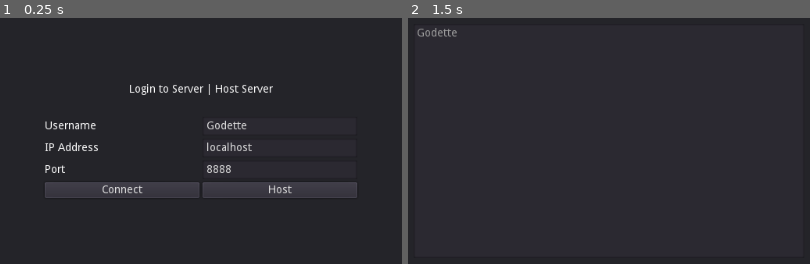
Above: before the commit, frames 1-2 (left to right).
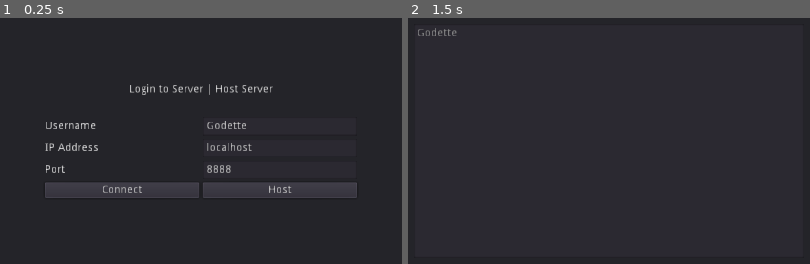
Above: after the commit, the same moments.

Repository: OsakiTsukiko/multiplayer-platformer-2d
Game: Godot game, scene res://src/MainMenu.tscn
Two runs of this game, one before a commit and one after it. Both use one fixed random seed, a clock stepped at 60 frames per second and the inputs below. The engine's default icon, where the game draws it, is replaced by a stand-in: a white triangle on a blue panel in a dark square.
Inputs:
- Up to frame 1 (0.25 s): no input
- Up to frame 2 (1.5 s): click "Host" at 0.5 s; tap Enter at 1.25 s; hold Right (right) from 1.28 s (still down); tap X (dash) at 1.35 s

The runs differ from the first frame. In frame 1, 1.0% of the frame differs, in the area x 11-73%, y 26-72%; in frame 2, less than 0.1%.

Commit message:
cleanup + add debug functions

Diff:
--- a/project.godot
+++ b/project.godot
@@ -20,7 +20,7 @@
 
 [application]
 
-config/name="network-project-base"
+config/name="multiplayer-platformer-2d"
 run/main_scene="res://src/MainMenu.tscn"
 config/icon="res://icon.png"
 
@@ -35,6 +35,11 @@
 multirun/add_custom_args=true
 multirun/first_window_args="listen"
 multirun/other_window_args="join"
+
+[display]
+
+window/stretch/mode="2d"
+window/stretch/aspect="keep"
 
 [editor_plugins]
 
@@ -76,6 +81,11 @@
 "events": [ Object(InputEventKey,"resource_local_to_scene":false,"resource_name":"","device":0,"alt":false,"shift":false,"control":false,"meta":false,"command":false,"pressed":false,"scancode":67,"physical_scancode":0,"unicode":0,"echo":false,"script":null)
  ]
 }
+toggle_debug={
+"deadzone": 0.5,
+"events": [ Object(InputEventKey,"resource_local_to_scene":false,"resource_name":"","device":0,"alt":false,"shift":false,"control":false,"meta":false,"command":false,"pressed":false,"scancode":16777246,"physical_scancode":0,"unicode":0,"echo":false,"script":null)
+ ]
+}
 
 [physics]
 
--- a/src/Gamestate.gd
+++ b/src/Gamestate.gd
@@ -5,7 +5,9 @@
 var lobby_scene: Resource = load("res://src/Lobby.tscn")
 var level_scene: Resource = load("res://src/level/Level.tscn")
 
-const MAX_PLAYERS = 5
+const MAX_PLAYERS = 6
+
+var debug_state: bool = false
 
 var username: String
 var game_ip: String
@@ -31,12 +33,22 @@
 	get_tree().connect("connection_failed", self, "_connection_failed")
 	get_tree().connect("connected_to_server", self, "_connected_to_server")
 
+func toggle_debug():
+	debug_state = !debug_state
+	for node in get_tree().get_nodes_in_group("debug_node"):
+		if node.has_method("_toggle_debug"):
+			node._toggle_debug(debug_state)
+
+func _process(delta):
+	if Input.is_action_just_pressed("toggle_debug"):
+		toggle_debug()
+
 func init_server(username: String, game_port: int) -> void:
 	self.game_ip = "localhost"
 	self.game_port = game_port
 	self.username = username
 	var peer := NetworkedMultiplayerENet.new()
-	peer.create_server(game_port, 1)
+	peer.create_server(game_port, MAX_PLAYERS - 1)
 	get_tree().network_peer = peer
 	var player: Utils.Player = Utils.Player.new(1, username)
 	player_list.append(player)
--- a/src/level/Level.gd
+++ b/src/level/Level.gd
@@ -1,6 +1,5 @@
 extends Node2D
 
-var player_shell_scene: Resource = load("res://src/player/PlayerShell.tscn")
 var player_scene: Resource = load("res://src/player/Player.tscn")
 
 onready var spawn_array: Array = [
@@ -20,6 +19,7 @@
 		var player = Gamestate.player_list[i]
 		var player_node: Node2D = player_scene.instance()
 		player_node.set_network_master(player.peer_id)
+		player_node.preset_username(player.username)
 		player_node.position = spawn_array[i % 6].position
 		player_nodes.append(player_node)
 		add_child(player_node)
--- a/src/player/Player.gd
+++ b/src/player/Player.gd
@@ -1,9 +1,10 @@
 extends KinematicBody2D
 
-onready var ground_rc_1 = $GroundRC1
-onready var ground_rc_2 = $GroundRC2
-onready var left_rc = $LeftRC
-onready var right_rc = $RightRC
+onready var ground_rc_1: Node = $GroundRC1
+onready var ground_rc_2: Node  = $GroundRC2
+onready var left_rc: Node = $LeftRC
+onready var right_rc: Node = $RightRC
+onready var username_label: Node = $UsernameLabel
 
 # PSEUDO CONSTANTS
 export var GRAVITY_VEC: Vector2 = Vector2(0.0, 10000.0)
@@ -38,6 +39,17 @@
 
 var velocity: Vector2 = Vector2.ZERO
 
+var username: String
+
+func preset_username(username: String):
+	self.username = username
+
+func _ready():
+	username_label.text = username
+
+func _toggle_debug(state: bool):
+	username_label.visible = state
+
 func _network_process():
 	if (is_network_master()):
 		Gamestate.stream_player_pos(self.position)
--- a/src/player/Player.tscn
+++ b/src/player/Player.tscn
@@ -1,12 +1,17 @@
-[gd_scene load_steps=4 format=2]
+[gd_scene load_steps=6 format=2]
 
 [ext_resource path="res://src/player/Player.gd" type="Script" id=1]
 [ext_resource path="res://assets/player.png" type="Texture" id=2]
+[ext_resource path="res://assets/fonts/monocraft.ttf" type="DynamicFontData" id=3]
 
 [sub_resource type="RectangleShape2D" id=1]
 extents = Vector2( 32, 32 )
 
-[node name="Player" type="KinematicBody2D" groups=["network_node"]]
+[sub_resource type="DynamicFont" id=2]
+size = 64
+font_data = ExtResource( 3 )
+
+[node name="Player" type="KinematicBody2D" groups=["debug_node", "network_node"]]
 script = ExtResource( 1 )
 
 [node name="Sprite" type="Sprite" parent="."]
@@ -36,3 +41,16 @@
 position = Vector2( 32, -32 )
 enabled = true
 cast_to = Vector2( 1, 0 )
+
+[node name="UsernameLabel" type="Label" parent="."]
+visible = false
+margin_left = -172.0
+margin_top = -154.0
+margin_right = 172.0
+margin_bottom = -89.0
+grow_horizontal = 2
+grow_vertical = 2
+custom_fonts/font = SubResource( 2 )
+text = "USERNAME"
+align = 1
+valign = 1
--- a/src/player/PlayerShell.tscn
+++ /dev/null
@@ -1,16 +0,0 @@
-[gd_scene load_steps=3 format=2]
-
-[ext_resource path="res://assets/player_shell.png" type="Texture" id=1]
-
-[sub_resource type="RectangleShape2D" id=1]
-extents = Vector2( 32, 32 )
-
-[node name="PlayerShell" type="KinematicBody2D"]
-
-[node name="Sprite" type="Sprite" parent="."]
-position = Vector2( 0, -32 )
-texture = ExtResource( 1 )
-
-[node name="CollisionShape2D" type="CollisionShape2D" parent="."]
-position = Vector2( 0, -32 )
-shape = SubResource( 1 )
Binary file added: assets/fonts/monocraft.ttf
Binary file removed: assets/player_shell.png
Not shown, removed: assets/player_shell.png.import
Not shown, added: export_presets.cfg
